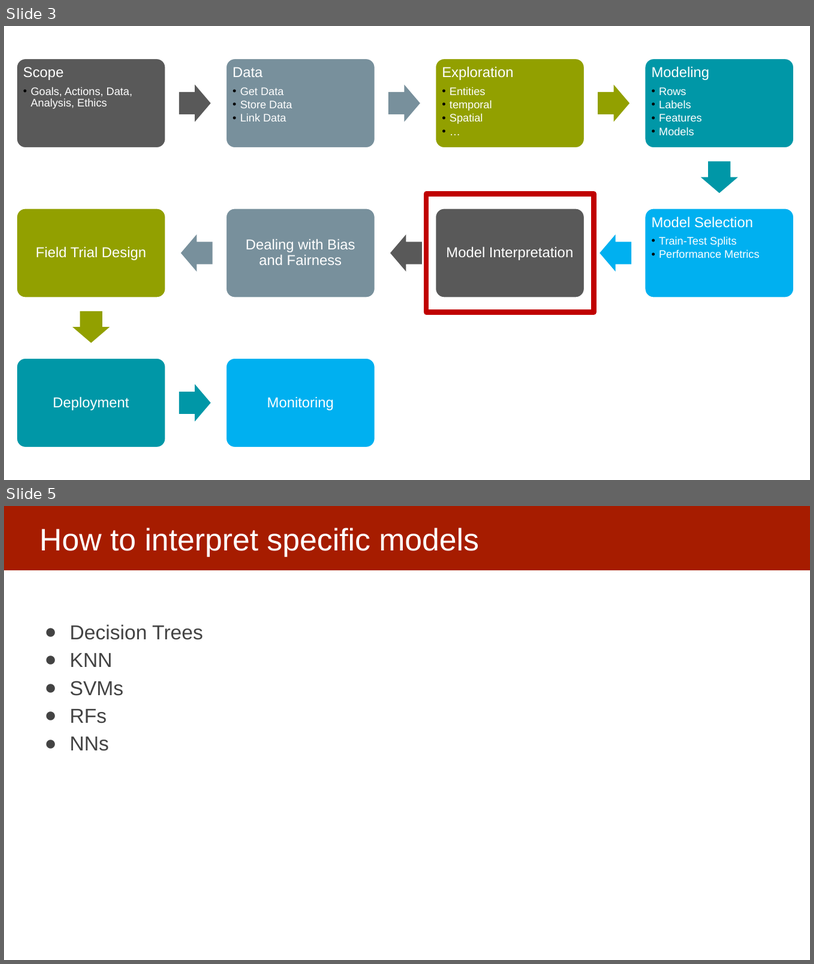
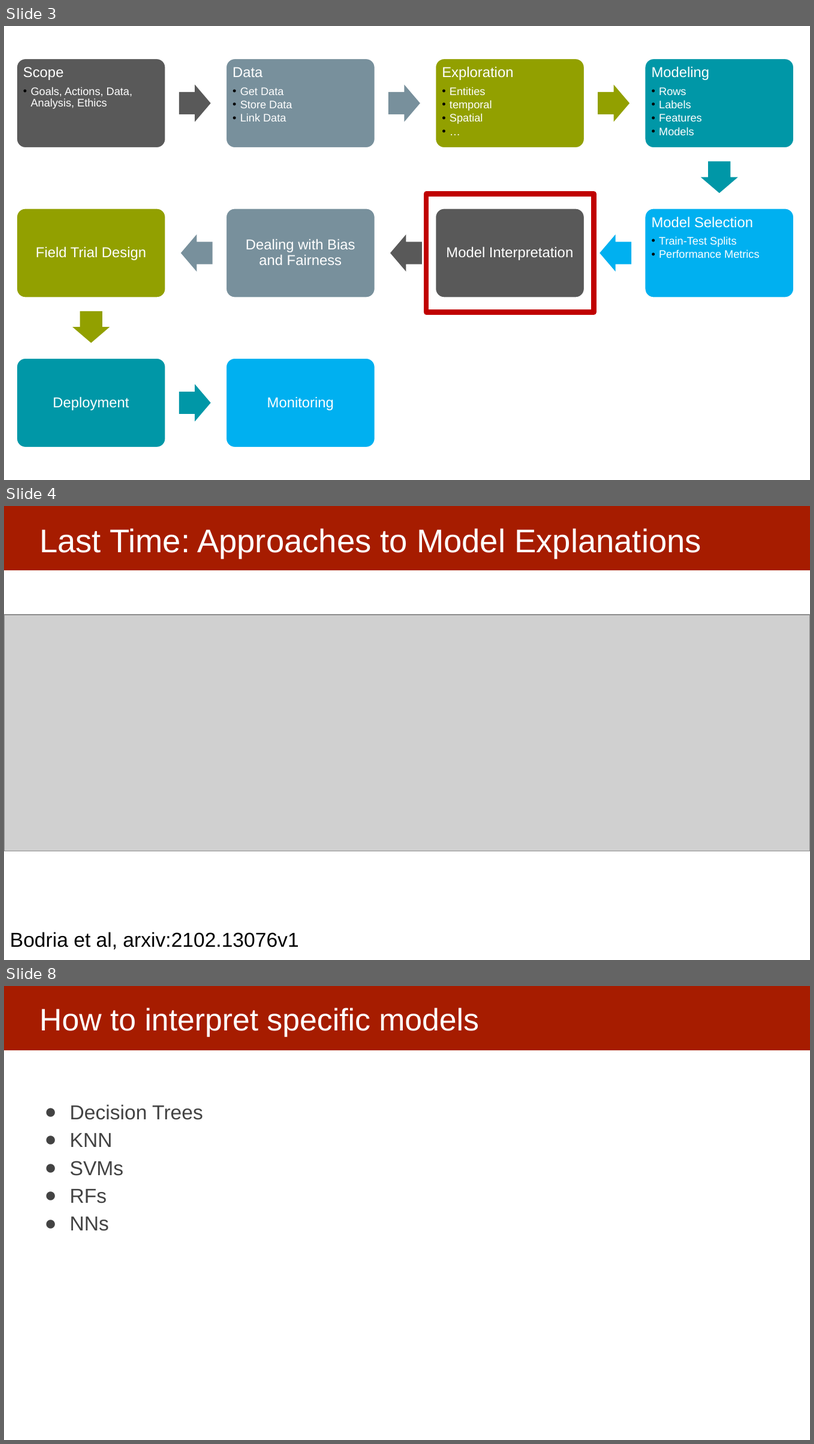
Before and after one commit to dssg/MLinPractice, a slide deck: Lectures/Lecture14-UnderstandingModels.pptx. Shown one above the other, each under a label of ours: slides 3 and 5 before the commit, slides 3, 4 and 8 after it; the slides between them are not shown. The pictures are 814x964 and 814x1444 pixels, drawn with LibreOffice and Linux fonts; fonts in the diff are those of the drawing; grey boxes stand for pictures. Boxes give left, top, right and bottom in pixels: in the first picture for what was removed or moved away, otherwise in the second. Text is boxed around its words. In the diff, an @@ line names an element or a change of style, - is before the commit and + after.

Commit message:
model understanding

```diff
--- a/Lectures/Lecture14-UnderstandingModels.pptx
+++ b/Lectures/Lecture14-UnderstandingModels.pptx
@@ slide 4 added at (4, 506, 810, 960), background #FFFFFF; not listed: 1 template element that a slide beside it also shows @@
@@ title added at (39, 528, 701, 558), 38.9 pt, text #FFFFFF @@
+Last Time: Approaches to Model Explanations
@@ picture added at (4, 615, 810, 852) @@
@@ text added at (10, 931, 299, 949), 24 pt, text #000000 @@
+Bodria et al, arxiv:2102.13076v1
@@ what was slide 5 is now slide 8 @@
```
Also in this commit, not shown: 1 slide changed, 6 other slides added.
